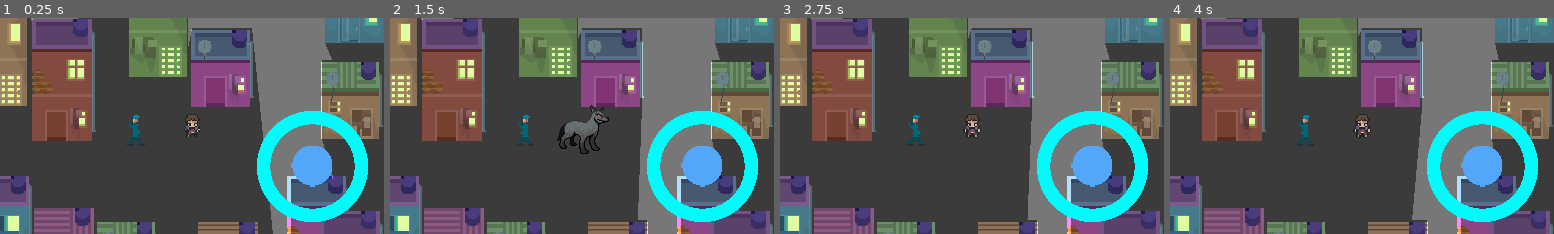
Above: before the commit, frames 1-4 (left to right).
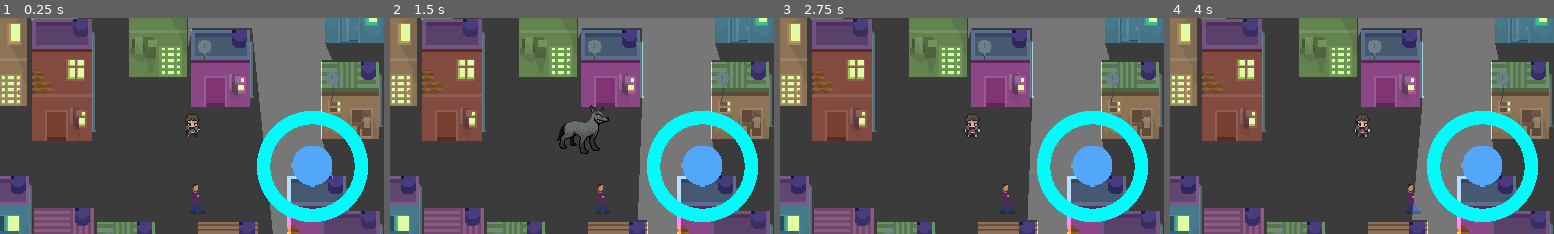
Above: after the commit, the same moments.

Repository: StitchedTeam/werewolf
Game: Godot game, scene res://Sandbox/Sandbox.tscn
Two runs of this game, one before a commit and one after it. Both use one fixed random seed, a clock stepped at 60 frames per second and the inputs below. This scene is started directly instead of the project's main scene.
Inputs (mouse positions are in pixels of both pictures, inside the frame that each line leads up to):
- Up to frame 1 (0.25 s): no input
- Up to frame 2 (1.5 s): move the mouse to (666, 115) at 0.52 s; press the mouse at (666, 115) at 0.53 s; hold Right (ui_right) 0.53-1.28 s; tap Space (ui_select) at 0.77 s; move the mouse to (505, 136) at 1.27 s; release the mouse at (505, 136) at 1.28 s; hold Left (ui_left) from 1.28 s (still down); click (505, 136) at 1.35 s
- Up to frame 3 (2.75 s): tap Space (ui_select) at 1.52 s; move the mouse to (1010, 78) at 2.02 s; release Left (ui_left) at 2.03 s; press the mouse at (1010, 78) at 2.03 s; hold Right (ui_right) from 2.03 s (still down)
- Up to frame 4 (4 s): move the mouse to (1342, 169) at 2.77 s; release the mouse at (1342, 169) at 2.78 s; click (1342, 169) at 2.85 s; tap Space (ui_select) at 3.02, 3.77 s; move the mouse to (1477, 158) at 3.52 s; release Right (ui_right) at 3.53 s; press the mouse at (1477, 158) at 3.53 s; hold Left (ui_left) from 3.53 s (still down)

The runs differ from the first frame. In frame 1, 0.3% of the frame differs, in the area x 33-54%, y 44-90%; in frame 2, 0.3%; in frame 3, 0.3%; in frame 4, 0.4%, in the area x 33-66%, y 44-91%.

Commit message:
Refined enemy's transition between patrol/run, added spritesheet swap and started run state

Diff:
--- a/Werewolf/Characters/Enemies/GenericEnemy.gd
+++ b/Werewolf/Characters/Enemies/GenericEnemy.gd
@@ -12,12 +12,15 @@
 var turn_around_enabled = true
 
 export var patrol_offset = int()
+export var character_spritesheet = int()
 
 func _ready():
 	start_pos = position
 	max_x = start_pos.x + patrol_offset
 	min_x = start_pos.x - patrol_offset
 	$Timer.connect("timeout", self, "turn_around_timer")
+	$ScaredParticles.set_one_shot(true)
+	load_spritesheet()
 	pass
 
 func _process(delta):
@@ -34,6 +37,13 @@
 		if anim != -1:
 			$AnimationPlayer.play("Left")
 			anim = -1
+	pass
+
+func load_spritesheet():
+	if character_spritesheet == 0:
+		$Sprite.texture = load("res://Assets/Sprites/Characters/Enemy1.png")
+	elif character_spritesheet == 1:
+		$Sprite.texture = load("res://Assets/Sprites/Characters/Enemy2.png")
 	pass
 
 func manage_state():
@@ -79,7 +89,10 @@
 				$Timer.start()
 
 	if $RayCast2DSight.get_collider() == player:
-		state = 1
+		if player.human == false:
+			state = 1
+			$ScaredParticles.set_emitting(true)
+			$ScaredParticles.restart()
 	pass
 
 func turn_around_timer():
@@ -87,4 +100,13 @@
 	pass
 
 func run():
+	if player.position.x > position.x:
+		dir = -1
+	elif player.position.x < position.x:
+		dir = 1
+
+	if dir == 1:
+			position.x += 0.2
+	elif dir == -1:
+		position.x -= 0.2
 	pass
--- a/Werewolf/Characters/Enemies/GenericEnemy.tscn
+++ b/Werewolf/Characters/Enemies/GenericEnemy.tscn
@@ -1,9 +1,10 @@
-[gd_scene load_steps=5 format=2]
+[gd_scene load_steps=7 format=2]
 
 [ext_resource path="res://Characters/Enemies/GenericEnemy.gd" type="Script" id=1]
 [ext_resource path="res://Assets/Sprites/Characters/Enemy1.png" type="Texture" id=2]
-
-[sub_resource type="Animation" id=2]
+[ext_resource path="res://Assets/Sprites/Placeholder/Characters/New Piskel.png" type="Texture" id=3]
+
+[sub_resource type="Animation" id=1]
 
 resource_name = "Left"
 length = 1.0
@@ -136,10 +137,49 @@
 "values": [ Vector2( 5, 0 ) ]
 }
 
+[sub_resource type="ParticlesMaterial" id=3]
+
+render_priority = 0
+trail_divisor = 1
+emission_shape = 1
+emission_sphere_radius = 30.0
+flag_align_y = false
+flag_rotate_y = false
+flag_disable_z = true
+spread = 0.0
+flatness = 0.0
+gravity = Vector3( 0, 0, 0 )
+initial_velocity = 0.0
+initial_velocity_random = 0.0
+angular_velocity = 0.0
+angular_velocity_random = 0.0
+orbit_velocity = 0.0
+orbit_velocity_random = 0.0
+linear_accel = 0.0
+linear_accel_random = 0.0
+radial_accel = 0.0
+radial_accel_random = 0.0
+tangential_accel = 0.0
+tangential_accel_random = 0.0
+damping = 0.0
+damping_random = 0.0
+angle = 0.0
+angle_random = 0.0
+scale = 1.0
+scale_random = 0.0
+color = Color( 1, 1, 1, 1 )
+hue_variation = 0.0
+hue_variation_random = 0.0
+anim_speed = 0.0
+anim_speed_random = 0.0
+anim_offset = 0.0
+anim_offset_random = 0.0
+anim_loop = false
+
 [node name="GenericEnemy" type="Node2D"]
-position = Vector2( 147.463, 63.685 )
 script = ExtResource( 1 )
 patrol_offset = 50
+character_spritesheet = 0
 
 [node name="Sprite" type="Sprite" parent="."]
 texture = ExtResource( 2 )
@@ -183,3 +223,25 @@
 wait_time = 0.1
 one_shot = true
 autostart = false
+
+[node name="ScaredParticles" type="Particles2D" parent="."]
+position = Vector2( 0, -18 )
+emitting = false
+amount = 3
+lifetime = 1.0
+one_shot = false
+preprocess = 0.0
+speed_scale = 1.0
+explosiveness = 0.0
+randomness = 0.0
+fixed_fps = 0
+fract_delta = true
+visibility_rect = Rect2( -100, -100, 200, 200 )
+local_coords = true
+draw_order = 0
+process_material = SubResource( 3 )
+texture = ExtResource( 3 )
+normal_map = null
+h_frames = 1
+v_frames = 1
+_sections_unfolded = [ "process_material" ]
--- a/Werewolf/Sandbox/Sandbox.tscn
+++ b/Werewolf/Sandbox/Sandbox.tscn
@@ -34,4 +34,5 @@
 position = Vector2( 246, -217 )
 
 [node name="GenericEnemy" parent="." instance=ExtResource( 5 )]
-position = Vector2( 151, 104 )
+position = Vector2( 211, 172 )
+character_spritesheet = 1
Binary file added: Werewolf/Assets/Sprites/Characters/Enemy2.png
Not shown, added: Werewolf/Assets/Sprites/Characters/Enemy2.png.import
Binary file added: Werewolf/Assets/Sprites/Placeholder/Characters/New Piskel.png
Not shown, added: Werewolf/Assets/Sprites/Placeholder/Characters/New Piskel.png.import
Not shown: 2 places in Werewolf/Characters/Enemies/GenericEnemy.tscn that only renumber resources
Not shown, added: WIP_Examples/enemy_patrol_working.gif
